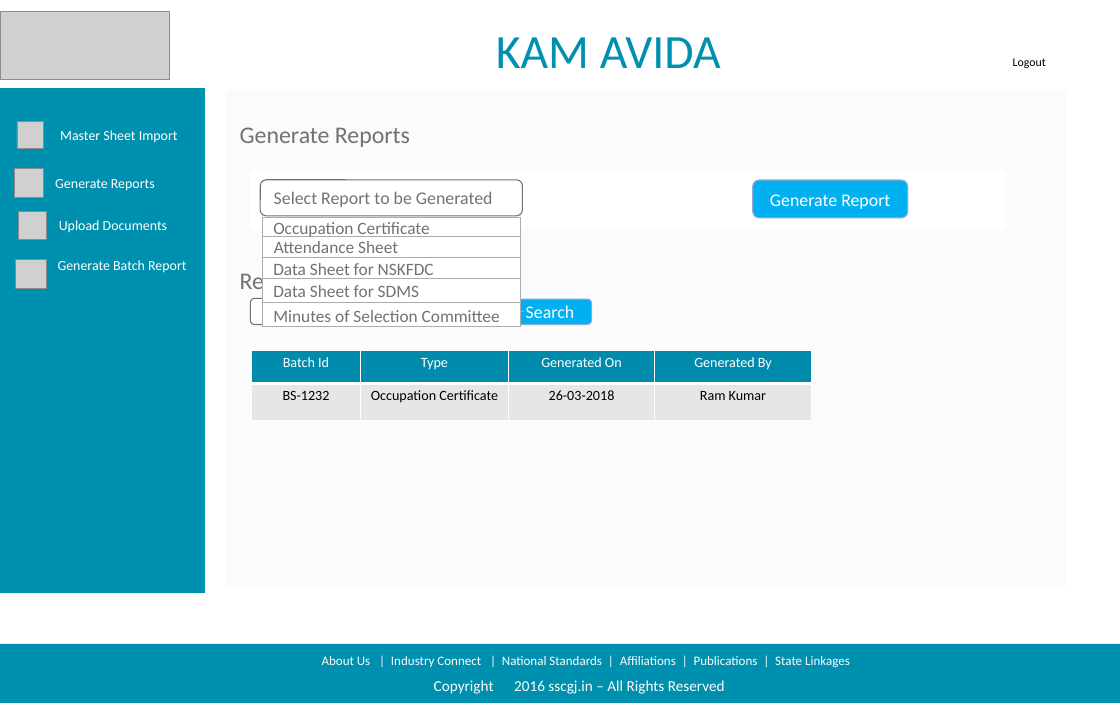
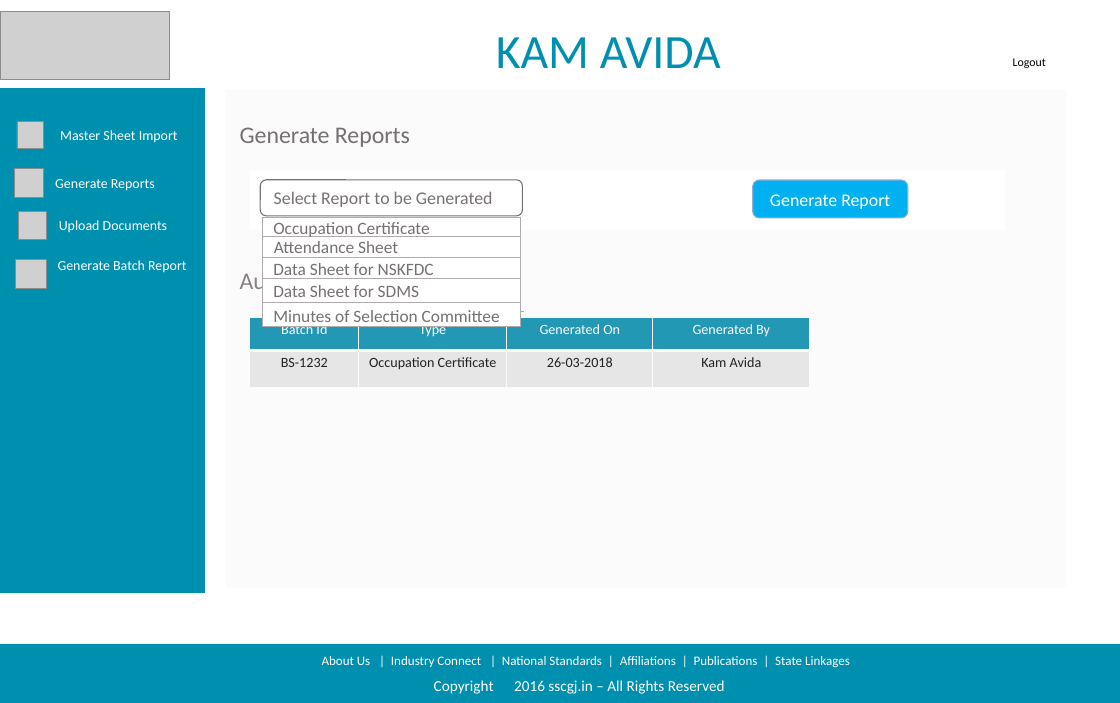
Before and after one commit to sarthakbhutani/NSKFDC-App, a slide deck: slide 5 of Requirements/Product Backlog/Screen Designs/Screen Design Deck/Updated Designs.pptx. Drawn at 1120x703 pixels with LibreOffice and Linux fonts; fonts in the diff are those of the drawing; grey boxes stand for pictures; background and template pictures are left out. Boxes give left, top, right and bottom in pixels: in the first picture for what was removed or moved away, otherwise in the second. Text is boxed around its words. In the diff, an @@ line names an element or a change of style, - is before the commit and + after.

```diff
--- a/Requirements/Product Backlog/Screen Designs/Screen Design Deck/Updated Designs.pptx
+++ b/Requirements/Product Backlog/Screen Designs/Screen Design Deck/Updated Designs.pptx
@@ text at bbox=[240, 269, 348, 296]: text changed @@
-Report History
+Audit Table
@@ rounded rectangle removed at bbox=[250, 299, 488, 324] @@
-Enter Batch Id
@@ rounded rectangle removed at bbox=[508, 299, 591, 325] @@
-Search
@@ table at bbox=[249, 318, 809, 388] @@
-row 2, column 4: Ram Kumar
+row 2, column 4: Kam Avida
@@ table: place and size @@
-table at bbox=[252, 350, 811, 420]
+table at bbox=[249, 318, 809, 388]
```
Also in this commit, not shown: 2 other slides changed.
